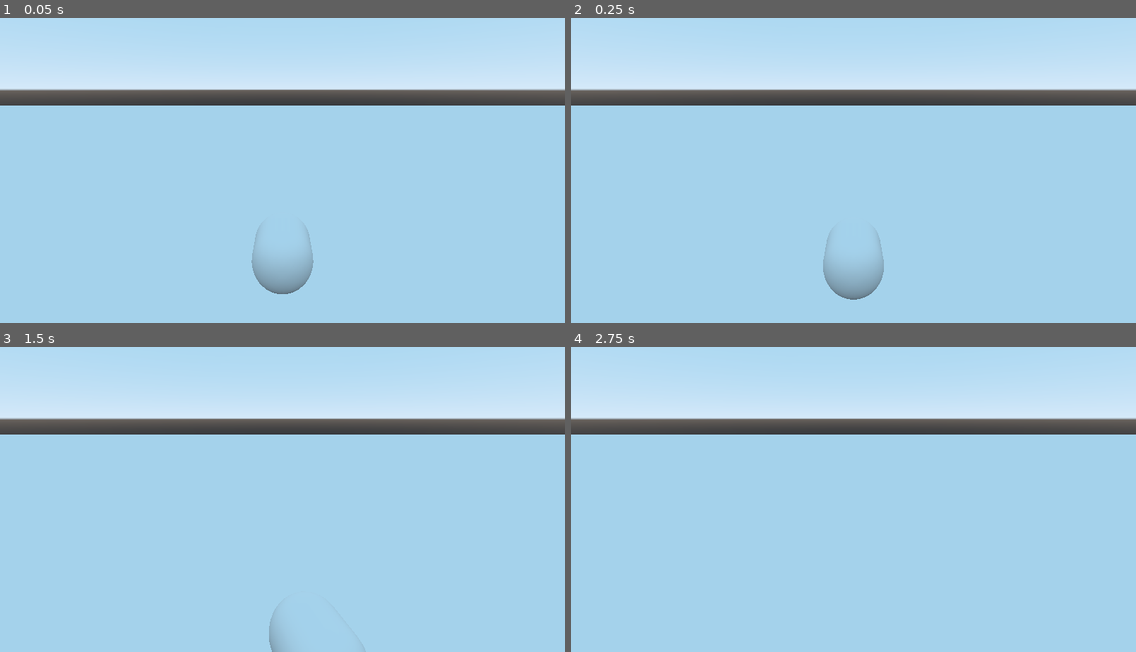
Above: before the commit, frames 1-4 (two rows, left to right).
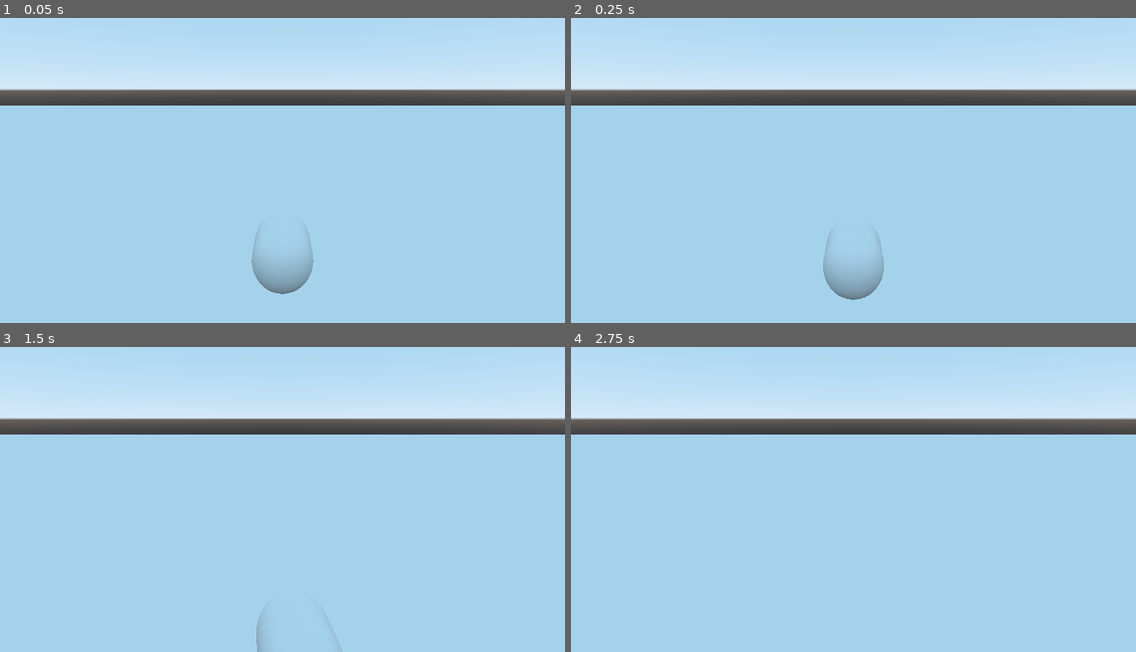
Above: after the commit, the same moments.

Repository: medio-inestable/elcaminodeldeseo
Game: Godot game, scene res://Escenas/Ambientes/CarreteraAtlajomulco.tscn
The game is run twice, just before and just after one commit, with the same random seed, the same clock (stepped at 60 frames per second) and the same inputs.
Inputs:
- Up to frame 1 (0.05 s): no input
- Up to frame 2 (0.25 s): no input
- Up to frame 3 (1.5 s): tap Enter at 0.5 s; hold Right (steer_right) 0.53-1.28 s; hold Down (break) 0.53-1.28 s; hold Left (steer_left) from 1.28 s (still down); tap Down (break) at 1.35 s
- Up to frame 4 (2.75 s): tap Space at 2 s; release Left (steer_left) at 2.03 s; hold Right (steer_right) from 2.03 s (still down); hold Down (break) from 2.03 s (still down)

The runs differ from the first frame. In frame 1, less than 0.1% of the frame differs, in the area x 44-56%, y 68-91%; in frame 2, nothing differs; in frame 3, 0.2%, in the area x 45-65%, y 85-100%; in frame 4, nothing differs.

Commit message:
fisicadiferente

Diff:
--- a/src/Codigos/Locales/Habitats/Objetos/carros.gd
+++ b/src/Codigos/Locales/Habitats/Objetos/carros.gd
@@ -1,9 +1,9 @@
 extends KinematicBody
 
-export var gravity = -20.0
+export var gravity = -9.2
 export var wheel_base = 0.6
-export var steering_limit = 10.0
-export var engine_power = 6.0
+export var steering_limit = 5.0
+export var engine_power = 7.0
 export var braking = -9.0
 export var friction = -2.0
 export var drag = -2.0
